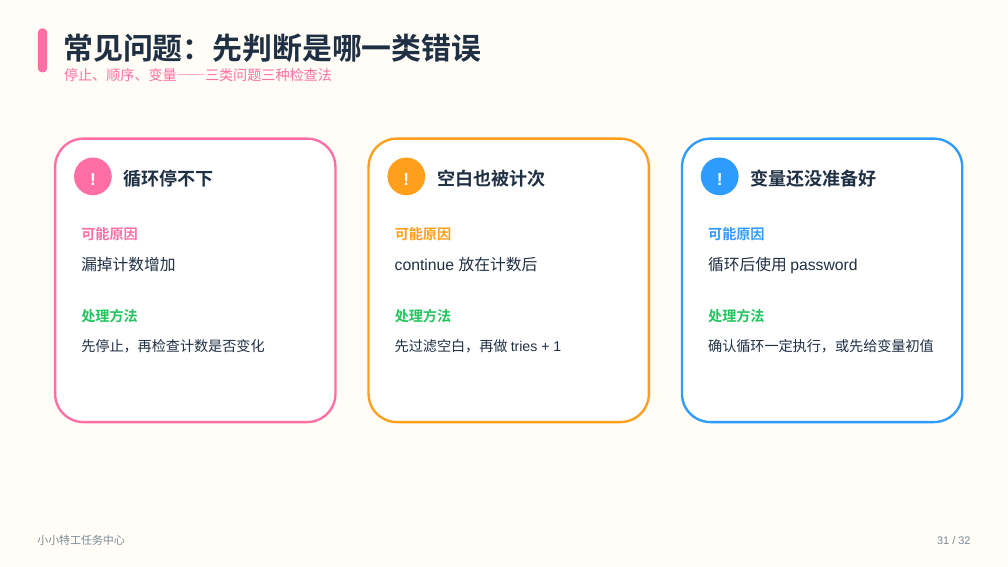
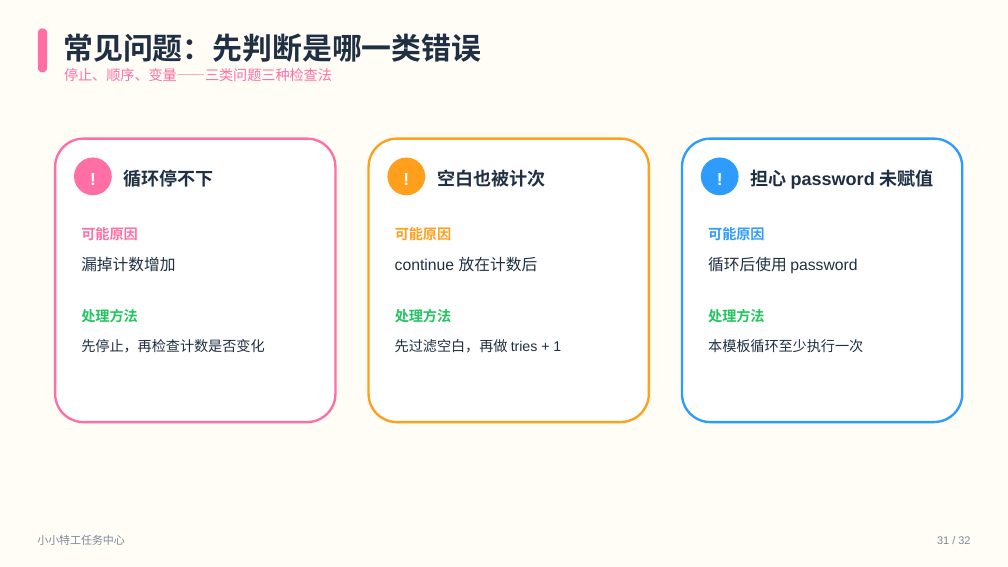
Before and after one commit to 9Kun/ppt-master, a slide deck: slide 31 of projects/第12课_特工身份确认_阳光积木乐园_ppt169_20260906/exports/第12课_特工身份确认_阳光积木乐园.pptx. Drawn at 1008x567 pixels with LibreOffice and Linux fonts; fonts in the diff are those of the drawing. Boxes give left, top, right and bottom in pixels: in the first picture for what was removed or moved away, otherwise in the second. Text is boxed around its words. In the diff, an @@ line names an element or a change of style, - is before the commit and + after.

```diff
--- a/projects/第12课_特工身份确认_阳光积木乐园_ppt169_20260906/exports/第12课_特工身份确认_阳光积木乐园.pptx
+++ b/projects/第12课_特工身份确认_阳光积木乐园_ppt169_20260906/exports/第12课_特工身份确认_阳光积木乐园.pptx
@@ text at (x1=751, y1=169, x2=934, y2=189): text changed @@
-变量还没准备好
+担心 password 未赋值
@@ text at (x1=708, y1=339, x2=863, y2=352): text changed @@
-确认循环一定执行，或先给变量初值
+本模板循环至少执行一次
```
Also in this commit, not shown: 13 other slides changed, 56 other files.
